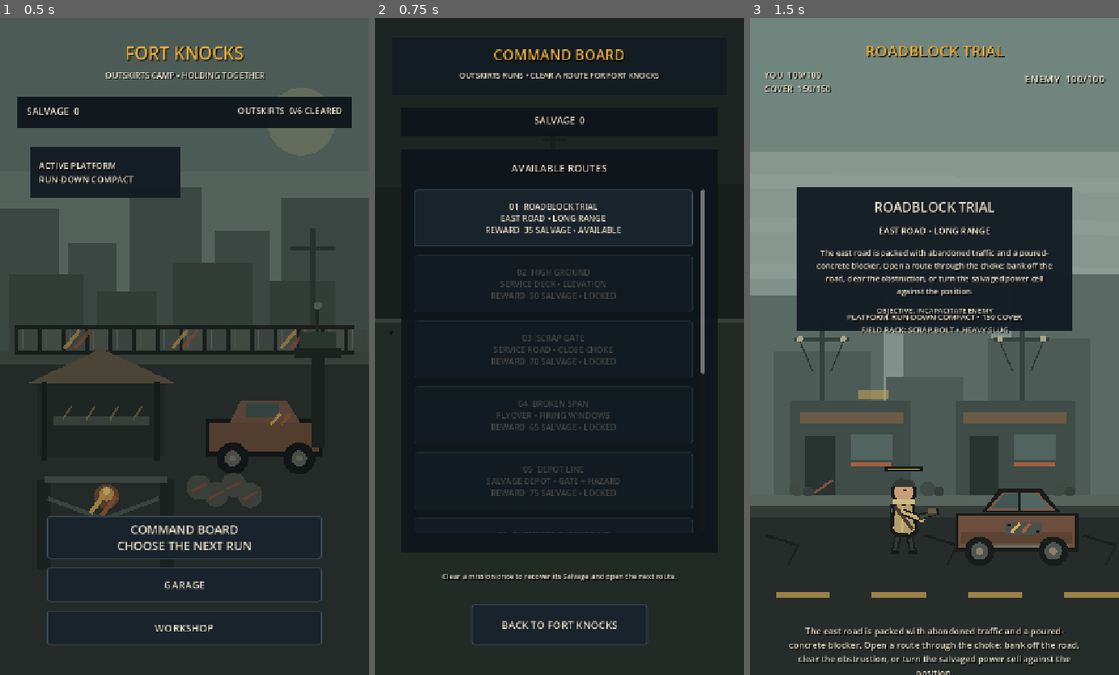
Above: before the commit, frames 1-3 (left to right).
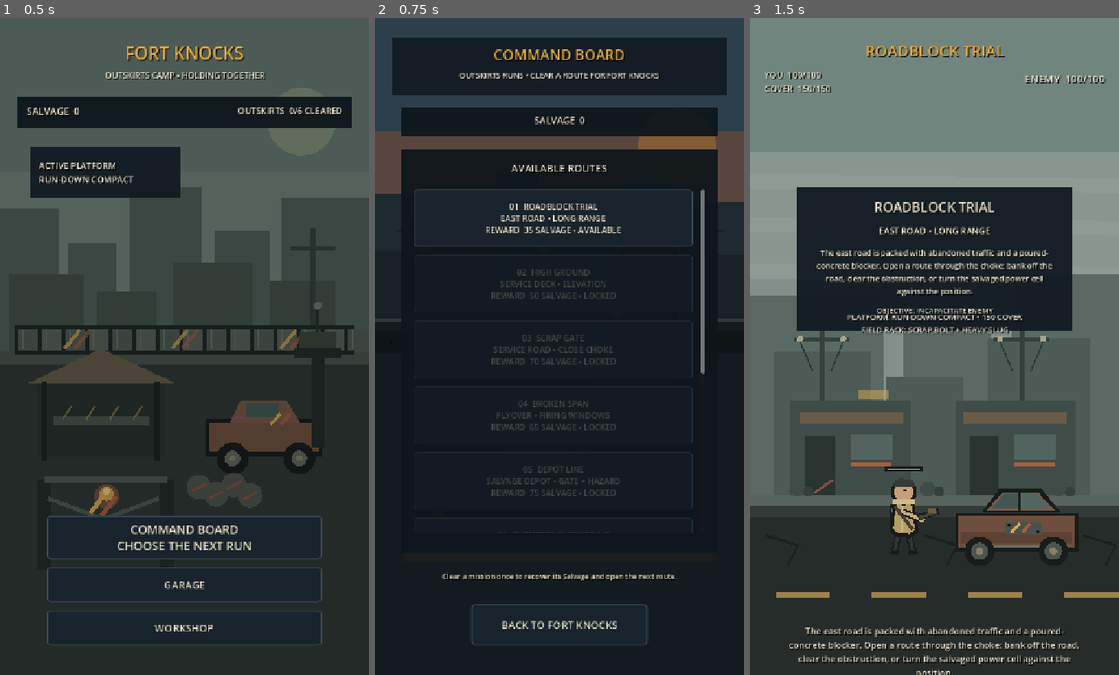
Above: after the commit, the same moments.

Repository: phantompixel-developer/FortKnocks
Game: Godot game, scene res://game/core/app.tscn
Two runs of this game, one before a commit and one after it. Both use one fixed random seed, a clock stepped at 60 frames per second and the inputs below.
Inputs:
- Up to frame 1 (0.5 s): no input
- Up to frame 2 (0.75 s): click "COMMAND BOARD CHOOSE THE NEXT…" at 0.5 s
- Up to frame 3 (1.5 s): click "01 ROADBLOCK TRIAL EAST ROAD …" at 1.25 s

Frame 1 is identical in both runs. In frame 2, 9.4% of the frame differs, in the area x 0-100%, y 0-50%; in frame 3, nothing differs.

Commit message:
style: upgrade non-battle atmosphere toward locked reference

Diff:
--- a/game/presentation/screen_backdrop.gd
+++ b/game/presentation/screen_backdrop.gd
@@ -4,59 +4,111 @@
 @export_range(0, 2, 1) var variant := 0
 
 func _draw() -> void:
-	var coal := Color("171c1b")
-	var haze := Color("27332f")
-	var silhouette := Color("202925")
-	var plate := Color("303a35")
-	var hazard := Color("d4aa55")
-	var rust := Color("8e513b")
+	var coal := Color("111820")
+	var sky_top := Color("415c70")
+	var sky_mid := Color("87675b")
+	var sunset := Color("d77743")
+	var far := Color("293943")
+	var mid := Color("1d2b33")
+	var plate := Color("18232c")
+	var hazard := Color("e7ad3c")
+	var rust := Color("a95535")
+	var warm := Color("f0a14a")
 
+	# Layered sunset atmosphere. This remains presentation-only and deliberately
+	# keeps the central content area quieter than the locked concept board.
 	draw_rect(Rect2(0, 0, 720, 1280), coal)
-	draw_rect(Rect2(0, 0, 720, 520), haze)
+	draw_rect(Rect2(0, 0, 720, 220), sky_top)
+	draw_rect(Rect2(0, 220, 720, 190), sky_mid)
+	draw_rect(Rect2(0, 410, 720, 180), sunset.darkened(0.22))
+	draw_circle(Vector2(590, 250), 76.0, Color(warm, 0.62))
 
-	# Outskirts silhouette: broken utilities, low industrial roofs and distant towers.
+	# Far city / roadside silhouettes.
 	for rect in [
-		Rect2(0, 330, 112, 260),
-		Rect2(128, 390, 148, 200),
-		Rect2(300, 300, 96, 290),
-		Rect2(420, 360, 172, 230),
-		Rect2(610, 322, 110, 268),
+		Rect2(0, 342, 90, 248),
+		Rect2(102, 392, 116, 198),
+		Rect2(236, 305, 82, 285),
+		Rect2(334, 370, 132, 220),
+		Rect2(486, 326, 96, 264),
+		Rect2(596, 358, 124, 232),
 	]:
-		draw_rect(rect, silhouette)
-	draw_line(Vector2(348, 300), Vector2(348, 216), silhouette, 10.0)
-	draw_line(Vector2(324, 236), Vector2(374, 236), silhouette, 8.0)
-	draw_circle(Vector2(348, 210), 8.0, Color("8a8f79"))
+		draw_rect(rect, far)
+	for rect in [
+		Rect2(0, 454, 138, 136),
+		Rect2(154, 430, 120, 160),
+		Rect2(294, 468, 164, 122),
+		Rect2(478, 438, 112, 152),
+		Rect2(606, 462, 114, 128),
+	]:
+		draw_rect(rect, mid)
 
-	# A welded lower plate grounds every non-battle screen in the same visual language.
+	# Utility silhouettes give the non-battle screens the same world as Outskirts.
+	for x in [76.0, 356.0, 648.0]:
+		draw_line(Vector2(x, 374), Vector2(x, 585), mid, 8.0)
+		draw_line(Vector2(x - 34.0, 414), Vector2(x + 34.0, 414), mid, 6.0)
+
+	# Dark welded lower environment rather than a flat menu slab.
 	draw_rect(Rect2(0, 590, 720, 690), plate)
-	draw_line(Vector2(0, 590), Vector2(720, 590), Color("4d5a53"), 6.0)
+	draw_line(Vector2(0, 590), Vector2(720, 590), Color("46535b"), 5.0)
+	draw_rect(Rect2(0, 610, 720, 42), Color("10171d"))
 	for x in range(32, 720, 88):
-		draw_circle(Vector2(x, 612), 4.0, Color("121716"))
+		draw_circle(Vector2(x, 630), 4.0, Color("080c0f"))
 
 	match variant:
 		1:
-			_draw_garage_motif(hazard, rust)
+			_draw_garage_motif(hazard, rust, warm)
 		2:
-			_draw_workshop_motif(hazard, rust)
+			_draw_workshop_motif(hazard, rust, warm)
 		_:
 			_draw_command_motif(hazard, rust)
 
 func _draw_command_motif(hazard: Color, rust: Color) -> void:
-	# Route-board lines echo chalked convoy planning without becoming a literal map.
-	for offset in [0.0, 90.0, 180.0]:
-		draw_line(Vector2(56 + offset, 724), Vector2(360 + offset, 918), Color(rust, 0.18), 9.0)
-	for p in [Vector2(124, 768), Vector2(252, 850), Vector2(386, 796), Vector2(526, 910)]:
-		draw_circle(p, 11.0, Color(hazard, 0.14))
+	# Recovered physical route board language.
+	draw_rect(Rect2(56, 700, 608, 360), Color("2a2722", 0.72))
+	draw_rect(Rect2(72, 718, 576, 324), Color("6a5843", 0.18))
+	var route := PackedVector2Array([
+		Vector2(124, 958),
+		Vector2(226, 892),
+		Vector2(318, 914),
+		Vector2(410, 836),
+		Vector2(526, 774),
+	])
+	for i in range(route.size() - 1):
+		draw_line(route[i], route[i + 1], Color("e4d3b0", 0.42), 4.0)
+	for i in range(route.size()):
+		var active := i < 3
+		draw_circle(route[i], 12.0, Color(hazard if active else rust, 0.62 if active else 0.34))
+		draw_circle(route[i], 5.0, Color("171c21"))
+	for card in [
+		Rect2(100, 742, 126, 70),
+		Rect2(246, 774, 132, 74),
+		Rect2(430, 708, 150, 78),
+	]:
+		draw_rect(card, Color("d7c7a7", 0.16))
+		draw_line(card.position + Vector2(12, 18), Vector2(card.end.x - 12, card.position.y + 18), Color(rust, 0.5), 3.0)
 
-func _draw_garage_motif(hazard: Color, rust: Color) -> void:
-	draw_line(Vector2(70, 812), Vector2(650, 812), Color(hazard, 0.12), 16.0)
-	for x in range(90, 650, 96):
-		draw_line(Vector2(x, 812), Vector2(x + 48, 860), Color(rust, 0.14), 12.0)
-	draw_circle(Vector2(184, 932), 66.0, Color("151a18"))
-	draw_circle(Vector2(536, 932), 66.0, Color("151a18"))
+func _draw_garage_motif(hazard: Color, rust: Color, warm: Color) -> void:
+	# Structural bay, overhead lamps and floor guide create a physical garage.
+	draw_line(Vector2(58, 700), Vector2(662, 700), Color("0b1014"), 18.0)
+	for x in [92.0, 360.0, 628.0]:
+		draw_line(Vector2(x, 700), Vector2(x, 1020), Color("26343d"), 14.0)
+	for x in [188.0, 532.0]:
+		draw_line(Vector2(x, 704), Vector2(x, 754), Color("0c1115"), 5.0)
+		draw_circle(Vector2(x, 766), 32.0, Color(warm, 0.16))
+		draw_circle(Vector2(x, 766), 9.0, Color(warm, 0.72))
+	draw_line(Vector2(78, 968), Vector2(642, 968), Color(hazard, 0.20), 10.0)
+	for x in range(96, 640, 92):
+		draw_line(Vector2(x, 968), Vector2(x + 44, 1006), Color(rust, 0.22), 8.0)
 
-func _draw_workshop_motif(hazard: Color, rust: Color) -> void:
-	for y in [750.0, 850.0, 950.0]:
-		draw_line(Vector2(62, y), Vector2(658, y), Color(rust, 0.14), 6.0)
-	for x in range(92, 660, 112):
-		draw_circle(Vector2(x, 888), 22.0, Color(hazard, 0.08))
+func _draw_workshop_motif(hazard: Color, rust: Color, warm: Color) -> void:
+	# Warm task-lit pegboard and bench.
+	draw_rect(Rect2(70, 704, 580, 260), Color("273139"))
+	for x in range(98, 640, 42):
+		for y in range(732, 944, 42):
+			draw_circle(Vector2(x, y), 2.5, Color("0e1418"))
+	for y in [774.0, 842.0, 910.0]:
+		draw_line(Vector2(126, y), Vector2(544, y - 18), Color("121a20"), 14.0)
+		draw_line(Vector2(156, y - 2), Vector2(516, y - 16), Color(rust if y < 900.0 else hazard, 0.72), 4.0)
+	draw_line(Vector2(92, 1008), Vector2(628, 1008), Color("815137"), 34.0)
+	draw_circle(Vector2(520, 690), 56.0, Color(warm, 0.12))
+	draw_circle(Vector2(520, 690), 10.0, Color(warm, 0.76))
